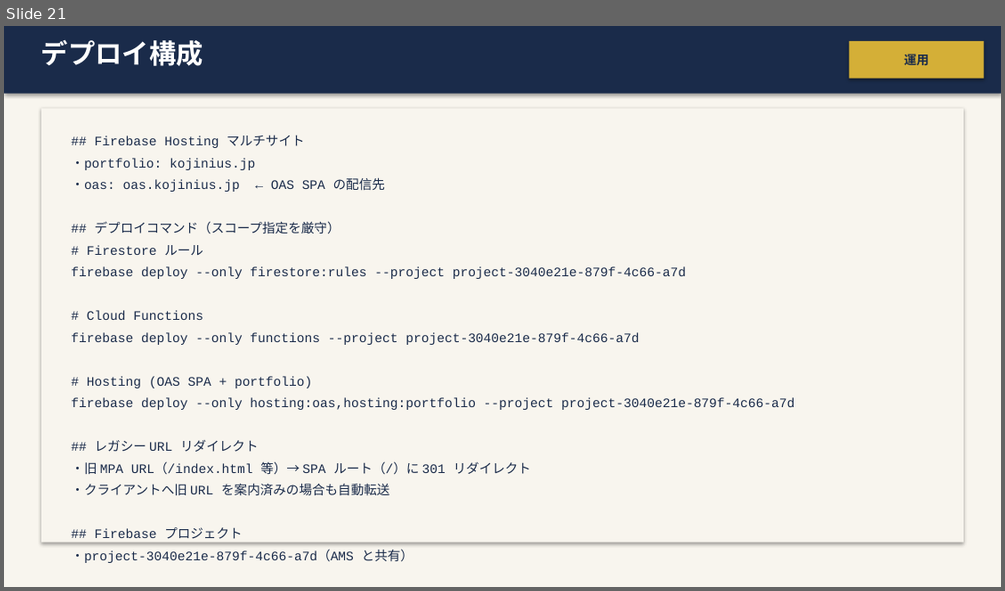
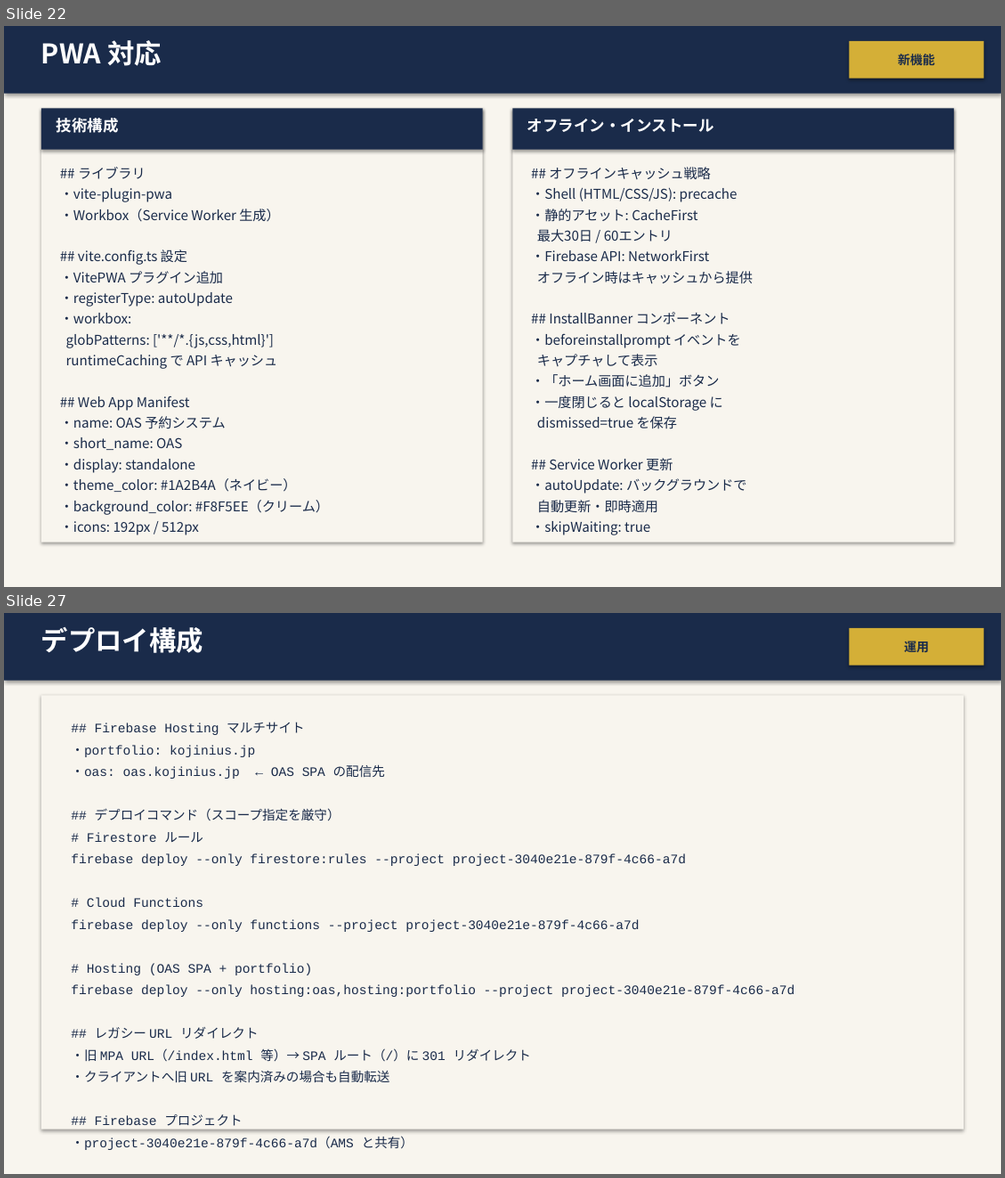
Before and after one commit to Kojinius/fukumoto-reservation, a slide deck: documents/specs/OnlineAppointSystem_詳細設計書.pptx. Shown one above the other, each under a label of ours: slide 21 before the commit, slides 22 and 27 after it; the slides between them are not shown. The pictures are 1005x591 and 1005x1178 pixels, drawn with LibreOffice and Linux fonts; fonts in the diff are those of the drawing. Boxes give left, top, right and bottom in pixels: in the first picture for what was removed or moved away, otherwise in the second. Text is boxed around its words. In the diff, an @@ line names an element or a change of style, - is before the commit and + after.

```diff
--- a/documents/specs/OnlineAppointSystem_詳細設計書.pptx
+++ b/documents/specs/OnlineAppointSystem_詳細設計書.pptx
@@ slide 22 added at (x1=4, y1=26, x2=1001, y2=587), background #FFFFFF @@
@@ rectangle added at (x1=4, y1=26, x2=1001, y2=587), fill #F8F5EE @@
@@ rectangle added at (x1=4, y1=26, x2=1001, y2=94), fill #1A2B4A @@
@@ text added at (x1=41, y1=40, x2=162, y2=66), 26 pt, text #FFFFFF, bold @@
+PWA 対応
@@ rectangle added at (x1=849, y1=41, x2=984, y2=79), fill #D4AF37, 12 pt, text #1A2B4A, bold @@
+新機能
@@ rectangle added at (x1=41, y1=108, x2=483, y2=542), fill #F8F5EE @@
@@ rectangle added at (x1=41, y1=108, x2=483, y2=150), fill #1A2B4A @@
@@ text added at (x1=57, y1=118, x2=119, y2=133), 15 pt, text #FFFFFF, bold @@
+技術構成
@@ rectangle added at (x1=512, y1=108, x2=954, y2=542), fill #F8F5EE @@
@@ rectangle added at (x1=512, y1=108, x2=954, y2=150), fill #1A2B4A @@
@@ text added at (x1=527, y1=119, x2=714, y2=132), 15 pt, text #FFFFFF, bold @@
+オフライン・インストール
@@ text added at (x1=60, y1=167, x2=329, y2=535), 13 pt, text #1A2B4A @@
+## ライブラリ
+・vite-plugin-pwa
+・Workbox（Service Worker 生成）
+## vite.config.ts 設定
+・VitePWA プラグイン追加
+・registerType: autoUpdate
+・workbox:
+globPatterns: ['**/*.{js,css,html}']
+runtimeCaching で API キャッシュ
+## Web App Manifest
+・name: OAS 予約システム
+・short_name: OAS
+・display: standalone
+・theme_color: #1A2B4A（ネイビー）
+・background_color: #F8F5EE（クリーム）
+・icons: 192px / 512px
@@ text added at (x1=531, y1=167, x2=752, y2=535), 13 pt, text #1A2B4A @@
+## オフラインキャッシュ戦略
+・Shell (HTML/CSS/JS): precache
+・静的アセット: CacheFirst
+最大30日 / 60エントリ
+・Firebase API: NetworkFirst
+オフライン時はキャッシュから提供
+## InstallBanner コンポーネント
+・beforeinstallprompt イベントを
+キャプチャして表示
+・「ホーム画面に追加」ボタン
+・一度閉じると localStorage に
+dismissed=true を保存
+## Service Worker 更新
+・autoUpdate: バックグラウンドで
+自動更新・即時適用
+・skipWaiting: true
@@ what was slide 21 is now slide 27 @@
```
Also in this commit, not shown: 12 slides changed, 5 other slides added, 47 other files.
